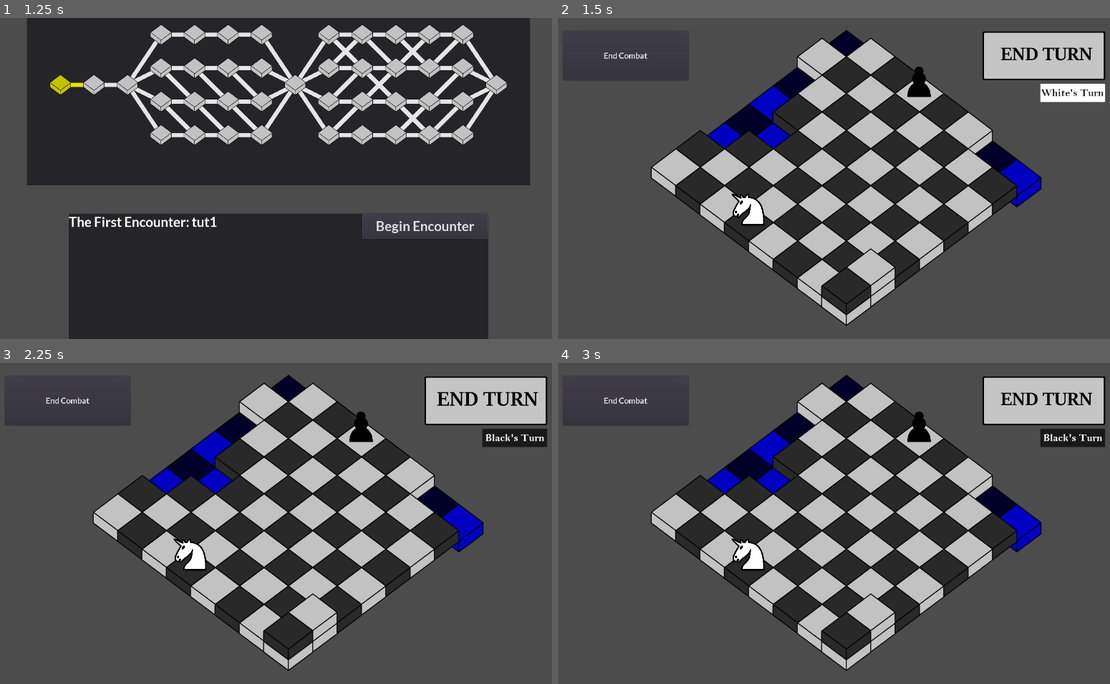
Above: before the commit, frames 1-4 (two rows, left to right).
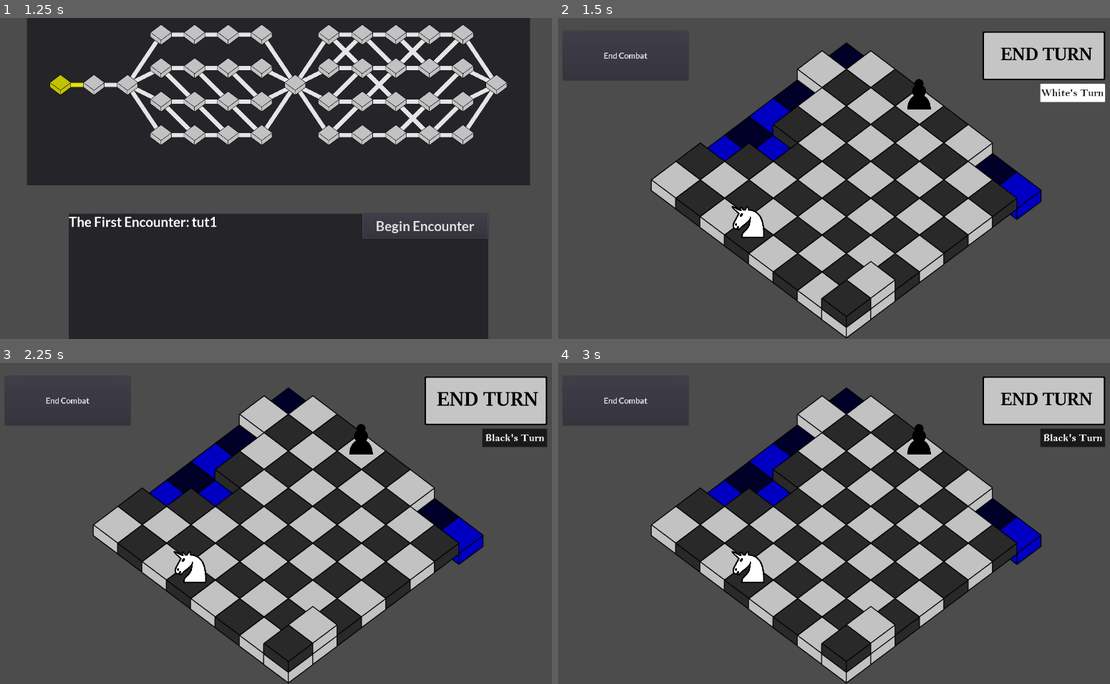
Above: after the commit, the same moments.

Repository: Trainzack/CS4700Final
Game: Godot game, scene res://scenes/MasterScene.tscn
Two runs of this game, one before a commit and one after it. Both use one fixed random seed, a clock stepped at 60 frames per second and the inputs below.
Inputs (mouse positions are in pixels of both pictures, inside the frame that each line leads up to):
- Up to frame 1 (1.25 s): tap Enter at 0.5 s; drag from (60, 85) to (160, 34) at 0.52 s
- Up to frame 2 (1.5 s): click "Begin Encounter" at 1.25 s
- Up to frame 3 (2.25 s): click (485, 401) at 2 s
- Up to frame 4 (3 s): click "End Combat" at 2.75 s

Frame 1 is identical in both runs. In frame 2, 21% of the frame differs, in the area x 16-88%, y 3-100%; in frame 3, 21%; in frame 4, 21%.

Commit message:
Xcom selection implemented

Diff:
--- a/project.godot
+++ b/project.godot
@@ -22,6 +22,7 @@
 
 window/size/width=1366
 window/size/height=768
+window/size/fullscreen=true
 
 [importer_defaults]
 
@@ -44,6 +45,8 @@
  ]
 end_turn=[ Object(InputEventKey,"resource_local_to_scene":false,"resource_name":"","device":0,"alt":false,"shift":false,"control":false,"meta":false,"command":false,"pressed":false,"scancode":32,"unicode":0,"echo":false,"script":null)
  ]
+select_next_unit=[ Object(InputEventKey,"resource_local_to_scene":false,"resource_name":"","device":0,"alt":false,"shift":false,"control":false,"meta":false,"command":false,"pressed":false,"scancode":16777218,"unicode":0,"echo":false,"script":null)
+ ]
 
 [rendering]
 
--- a/scenes/Board.gd
+++ b/scenes/Board.gd
@@ -9,7 +9,7 @@
 
 #offsets used to populate the board. Values come from testing different positions
 var starting_x = 300
-var starting_y = 370
+var starting_y = 400
 var iso_x_offset = 83*0.7
 var iso_y_offset = 63*0.7
 var y3D_offset = -36*0.7
@@ -36,11 +36,25 @@
 func _ready():
 	add_child(dummy_unit)
 
+func get_acting_team():
+	return acting_team
+
 func get_tile(position):
 	return boardArray[position.x][position.y]
 
+#Returns the unit at a given position
 func get_unit(position):
 	return unitArray[position.x][position.y]
+
+#Returns an array of the alive units on the board that are on a team
+#Can never return an abstract unit because they don't have a team value
+func get_units_by_team(team):
+	var desired_units_list = []
+	for i in range(0,8):
+		for j in range(0,8):
+			if unitArray[i][j].get_team() == team and not unitArray[i][j].is_dead():
+				desired_units_list.append(unitArray[i][j])
+	return desired_units_list
 
 # Internal method for placing a particular tile in a particular place
 func place_tile(position, tile):
@@ -122,12 +136,13 @@
 		reset_tiles()
 		select_unit(gridX,gridY)
 
-func select_ai_unit(unit):
-	selected_unit.set_unselected()
+#Selects a unit on the grid if it matches with the unit object passed in
+func select_unit_by_object(unit):
+	unselect_previously_selected_unit()
+	#Searc the unit array for the given object
 	for i in range(0,8):
 		for j in range(0,8):
-			if unit == unitArray[i][j]:
-				#currently_clicked_unit = unitArray[i][j]
+			if unit == unitArray[i][j] and unit.get_team() == acting_team and not unit.is_dead():
 				selected_unit = unitArray[i][j]
 				selected_unit.set_selected()
 				selected_unit_coordinate = Vector2(i,j)
@@ -137,10 +152,11 @@
 				if selected_unit.has_moved:
 					emit_signal("ally_has_moved")
 
+#Selects the unit at the given coordinate on the grid
 func select_unit(gridX,gridY):
 	selected_unit.set_unselected()
 	var currently_clicked_unit = unitArray[gridX][gridY]
-	if currently_clicked_unit.get_type() != "abstract_unit" and currently_clicked_unit.get_team() == acting_team:
+	if currently_clicked_unit.get_type() != "abstract_unit" and currently_clicked_unit.get_team() == acting_team and not currently_clicked_unit.is_dead():
 		selected_unit = currently_clicked_unit
 		selected_unit.set_selected()
 		selected_unit_coordinate = Vector2(gridX,gridY)
@@ -149,11 +165,15 @@
 			emit_signal("ally_has_attacked")
 		if currently_clicked_unit.has_moved:
 			emit_signal("ally_has_moved")
-
 	else:
 		emit_signal("dummy_unit_selected")
 		selected_unit = dummy_unit
 		selected_unit_coordinate = Vector2(-1,-1)
+
+#Unselects the previous selected and resets tile highlights
+func unselect_previously_selected_unit():
+	selected_unit.set_unselected()
+	reset_tiles()
 
 func show_movement_options():
 	reset_tiles()
@@ -240,14 +260,14 @@
 	if(unitArray[gridX][gridY].get_type() != "abstract_unit"):
 		unitArray[gridX][gridY].display_health()
 	if unitArray[gridX][gridY].get_team() == acting_team:
-		unitArray[gridX][gridY].display_action_icons()
+		if not unitArray[gridX][gridY].is_dead():
+			unitArray[gridX][gridY].display_action_icons()
 	boardArray[gridX][gridY].toggle_outline()
 
 #Change this to do something useful for when the mouse exits a tile
 func process_mouse_exit(gridX,gridY):
 	if !unitArray[gridX][gridY].has_focus:
-		unitArray[gridX][gridY].hide_health()
-		unitArray[gridX][gridY].hide_action_icons()
+		unitArray[gridX][gridY].hide_stats()
 	boardArray[gridX][gridY].toggle_outline()
 
 func reset_tiles():
--- a/scenes/MasterCombatScene.gd
+++ b/scenes/MasterCombatScene.gd
@@ -2,6 +2,8 @@
 
 var encounter_scene = preload("res://scenes/Encounter.tscn")
 var pawn_scene = preload("res://scenes/unit_scenes/Knight.tscn")
+var acting_side_units = []
+var acting_unit_index = 0
 
 func _ready():
 	$TestBoard.connect("ally_unit_selected",self,"display_options")
@@ -13,9 +15,23 @@
 	$UIManager.connect("end_turn_pressed",self,"end_turn")
 	$UIManager.connect("exit_combat",get_parent(),"end_combat")
 
+func _process(delta):
+	if Input.is_action_just_pressed("select_next_unit"):
+		cycle_select_unit()
+
+#Cycles through the acting army's units and selects them
+func cycle_select_unit():
+	$TestBoard.select_unit_by_object(acting_side_units[acting_unit_index])
+	acting_unit_index += 1
+	if acting_unit_index >= acting_side_units.size():
+		acting_unit_index = 0
+
 #generates the board's encounter.
+#Also adds the inital acting side's units to our array
 func set_encounter(encounter):
 	$TestBoard.create_board(encounter)
+	acting_side_units = $TestBoard.get_units_by_team($TestBoard.get_acting_team())
+
 	#var pawn1 = pawn_scene.instance()
 	#var pawn2 = pawn_scene.instance()
 	#pawn1.set_black()
@@ -29,7 +45,6 @@
 	#$TestBoard.place_unit(pawn2,4,6)
 	#$TestBoard.select_ai_unit(pawn1)
 	#$TestBoard.select_ai_unit(pawn1)
-
 
 func display_options():
 	$UIManager.reset_command_states()
@@ -53,6 +68,7 @@
 
 #End the turn resetting the moves of the units and states of the tiles
 #Then tells the board to switch the acting side as well as the UI.
+#Also updates the array of units for the upcoming acting side
 func end_turn():
 	hide_options()
 	print("end turn reached")
@@ -60,3 +76,4 @@
 	$TestBoard.reset_unit_moves()
 	$TestBoard.reset_tiles()
 	$TestBoard.switch_acting_team()
+	acting_side_units = $TestBoard.get_units_by_team($TestBoard.get_acting_team())
--- a/scenes/MasterScene.tscn
+++ b/scenes/MasterScene.tscn
@@ -3,7 +3,7 @@
 [ext_resource path="res://scenes/MasterScene.gd" type="Script" id=1]
 [ext_resource path="res://scenes/OverworldScene.tscn" type="PackedScene" id=2]
 
-[node name="MasterScene" type="Node"]
+[node name="MasterScene" type="Node" index="0"]
 
 script = ExtResource( 1 )
 
--- a/scenes/Tile.tscn
+++ b/scenes/Tile.tscn
@@ -64,42 +64,42 @@
 [sub_resource type="SpriteFrames" id=4]
 
 animations = [ {
+"frames": [ ExtResource( 11 ) ],
+"loop": true,
+"name": "hovered",
+"speed": 5.0
+}, {
 "frames": [  ],
 "loop": true,
 "name": "not_hovered",
-"speed": 5.0
-}, {
-"frames": [ ExtResource( 11 ) ],
-"loop": true,
-"name": "hovered",
 "speed": 5.0
 } ]
 
 [sub_resource type="SpriteFrames" id=5]
 
 animations = [ {
+"frames": [ ExtResource( 12 ), ExtResource( 13 ), ExtResource( 14 ), ExtResource( 15 ), ExtResource( 16 ), ExtResource( 17 ) ],
+"loop": true,
+"name": "attack",
+"speed": 5.0
+}, {
 "frames": [  ],
 "loop": true,
 "name": "none",
-"speed": 5.0
-}, {
-"frames": [ ExtResource( 12 ), ExtResource( 13 ), ExtResource( 14 ), ExtResource( 15 ), ExtResource( 16 ), ExtResource( 17 ) ],
-"loop": true,
-"name": "attack",
 "speed": 5.0
 } ]
 
 [sub_resource type="SpriteFrames" id=6]
 
 animations = [ {
+"frames": [ ExtResource( 18 ) ],
+"loop": true,
+"name": "attack",
+"speed": 5.0
+}, {
 "frames": [  ],
 "loop": true,
 "name": "none",
-"speed": 5.0
-}, {
-"frames": [ ExtResource( 18 ) ],
-"loop": true,
-"name": "attack",
 "speed": 5.0
 } ]
 
@@ -108,7 +108,7 @@
 custom_solver_bias = 0.0
 points = PoolVector2Array( -80, -18, 0, -79, 80, -18, 0, 41 )
 
-[node name="Tile" type="Area2D" index="0"]
+[node name="Tile" type="Area2D"]
 
 scale = Vector2( 0.7, 0.7 )
 input_pickable = true
--- a/scenes/WallTile.tscn
+++ b/scenes/WallTile.tscn
@@ -30,7 +30,6 @@
 
 [node name="TileSprite2" type="AnimatedSprite" parent="." index="1"]
 
-scale = Vector2( 1, 1 )
 z_index = -2
 frames = SubResource( 1 )
 animation = "white"
--- a/scenes/unit_scenes/Unit.gd
+++ b/scenes/unit_scenes/Unit.gd
@@ -127,13 +127,11 @@
 	hide_action_icons()
 
 func set_selected():
-	if not is_dead():
-		has_focus = true
-		$SelectorIcon.animation = "selected"
-		$SelectorIcon.play()
-		$SelectSound.play()
-		display_health()
-		display_action_icons()
+	has_focus = true
+	$SelectorIcon.animation = "selected"
+	$SelectorIcon.play()
+	$SelectSound.play()
+	display_stats()
 
 func set_health(h):
 	current_health = h
@@ -215,7 +213,8 @@
 
 func display_stats():
 	display_health()
-	display_action_icons()
+	if not is_dead():
+		display_action_icons()
 
 func hide_stats():
 	hide_health()
--- a/scenes/unit_scenes/Unit.tscn
+++ b/scenes/unit_scenes/Unit.tscn
@@ -16,9 +16,9 @@
 [ext_resource path="res://art/tiles/UIAttackAvailable.png" type="Texture" id=14]
 [ext_resource path="res://art/ui/3AttackPower.PNG" type="Texture" id=15]
 [ext_resource path="res://art/ui/1AttackPower.PNG" type="Texture" id=16]
-[ext_resource path="res://art/ui/2AttackPower.PNG" type="Texture" id=17]
-[ext_resource path="res://art/ui/5AttackPower.PNG" type="Texture" id=18]
-[ext_resource path="res://art/ui/4AttackPower.PNG" type="Texture" id=19]
+[ext_resource path="res://art/ui/4AttackPower.PNG" type="Texture" id=17]
+[ext_resource path="res://art/ui/2AttackPower.PNG" type="Texture" id=18]
+[ext_resource path="res://art/ui/5AttackPower.PNG" type="Texture" id=19]
 
 [sub_resource type="SpriteFrames" id=1]
 
@@ -140,17 +140,17 @@
 }, {
 "frames": [ ExtResource( 17 ) ],
 "loop": true,
+"name": "4",
+"speed": 5.0
+}, {
+"frames": [ ExtResource( 18 ) ],
+"loop": true,
 "name": "2",
 "speed": 5.0
 }, {
-"frames": [ ExtResource( 18 ) ],
+"frames": [ ExtResource( 19 ) ],
 "loop": true,
 "name": "5",
-"speed": 5.0
-}, {
-"frames": [ ExtResource( 19 ) ],
-"loop": true,
-"name": "4",
 "speed": 5.0
 } ]
 
